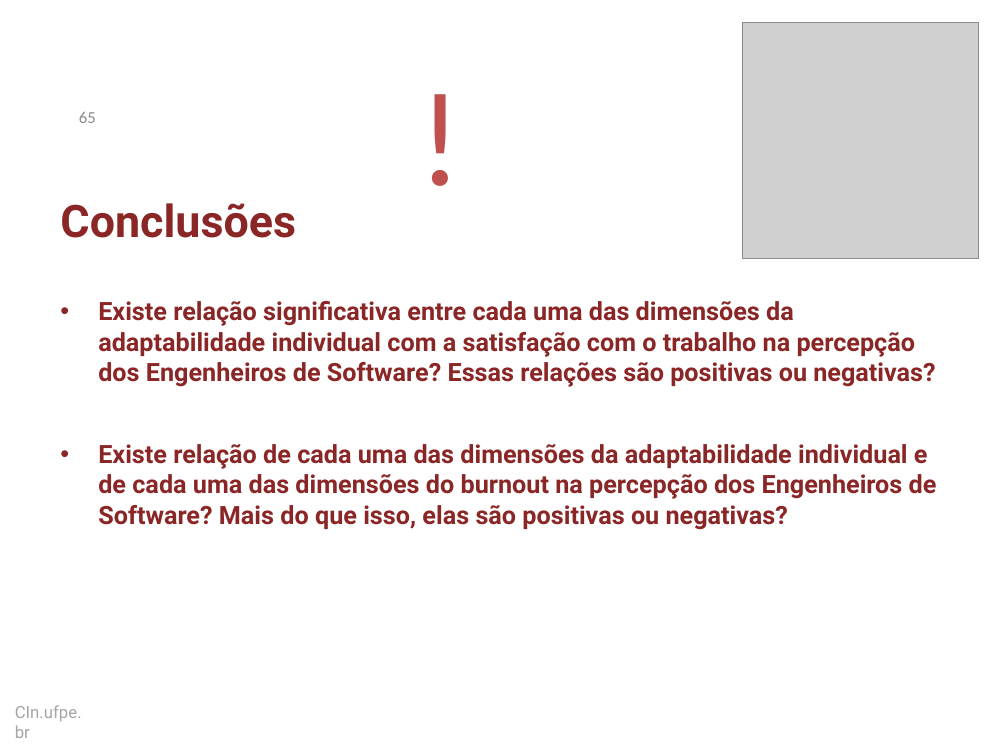
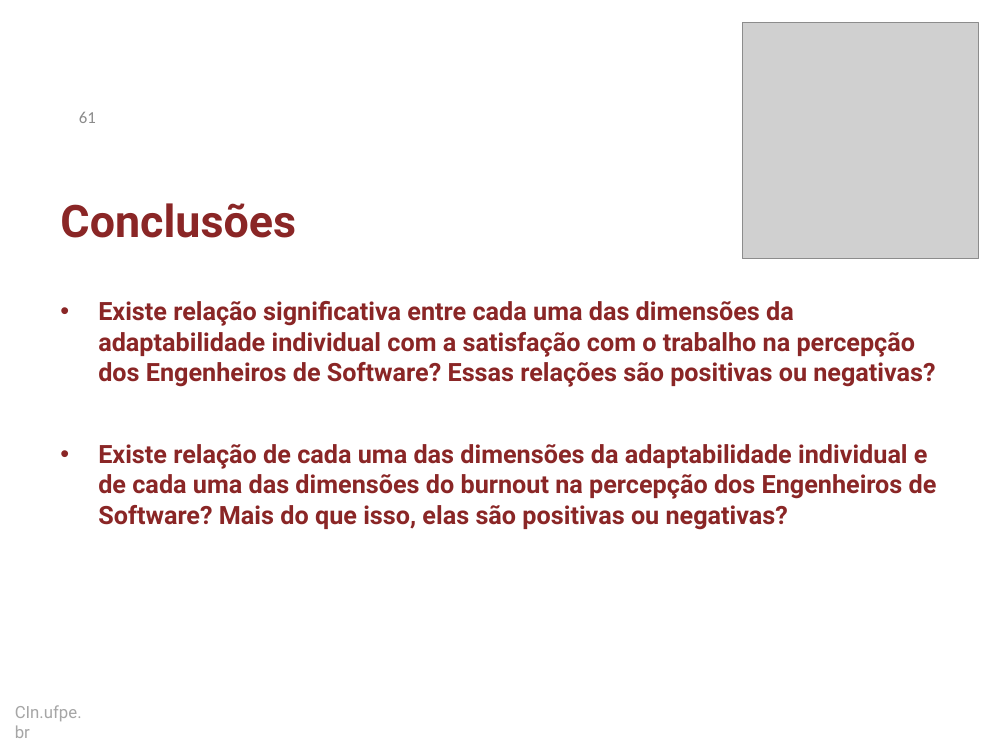
Before and after one commit to dan1lo/doutoradoR, a slide deck: slide 61 of apresentacao doutorado simplificado.pptx (slide 65 before the commit). Drawn at 1008x756 pixels with LibreOffice and Linux fonts; fonts in the diff are those of the drawing; grey boxes stand for pictures; background and template pictures are left out. Boxes give left, top, right and bottom in pixels: in the first picture for what was removed or moved away, otherwise in the second. Text is boxed around its words. In the diff, an @@ line names an element or a change of style, - is before the commit and + after.

```diff
--- a/apresentacao doutorado simplificado.pptx
+++ b/apresentacao doutorado simplificado.pptx
@@ text removed at box(409, 46, 600, 220) @@
-!
@@ page number at box(79, 112, 96, 123): text changed @@
-65
+61
```
Also in this commit, not shown: 6 other slides changed, 2 slides added, 5 slides removed, 1 other file.
